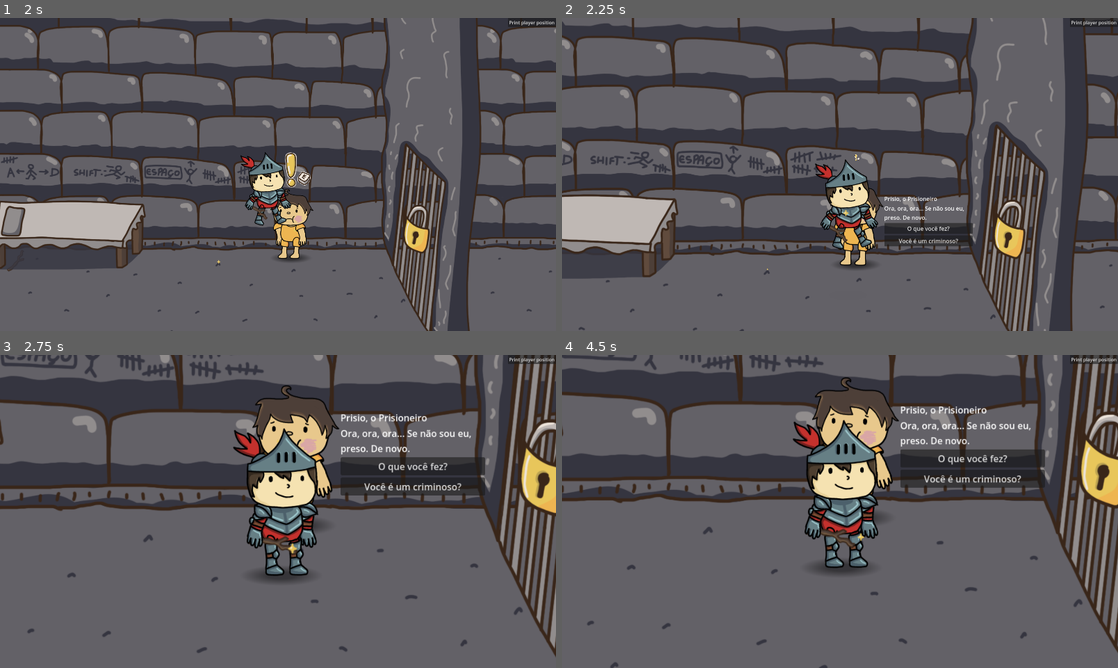
Above: before the commit, frames 1-4 (two rows, left to right).
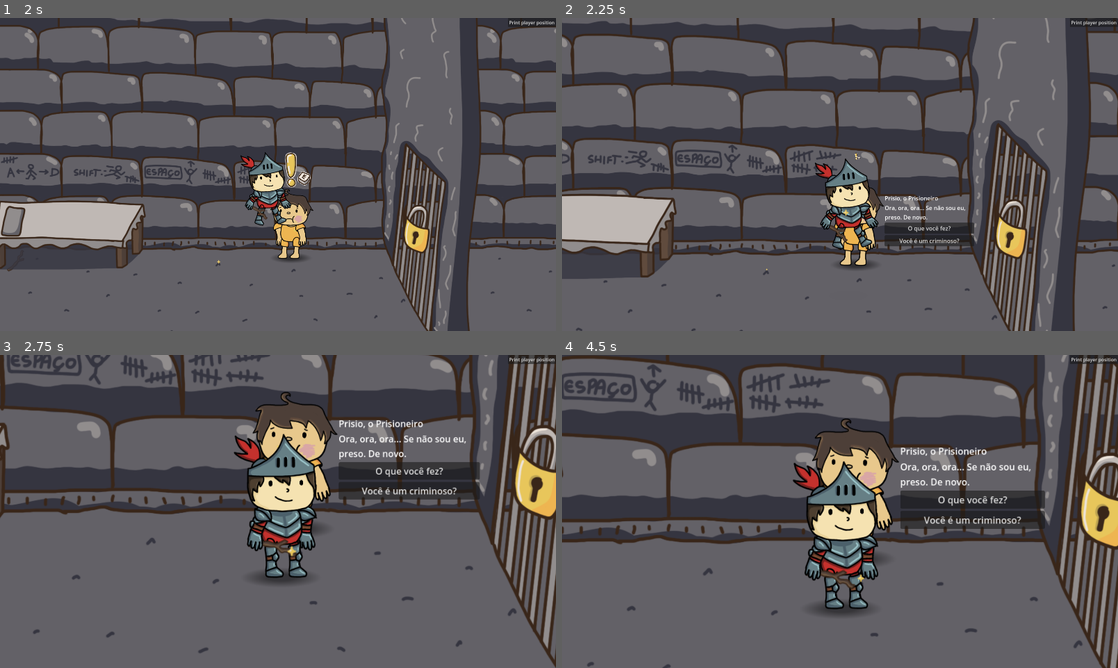
Above: after the commit, the same moments.

Repository: Caslus/cronicas-de-bugdonia
Game: Godot game, scene res://Scenes/Menu.tscn
The game is run twice, just before and just after one commit, with the same random seed, the same clock (stepped at 60 frames per second) and the same inputs.
Inputs (mouse positions are in pixels of both pictures, inside the frame that each line leads up to):
- Up to frame 1 (2 s): click "Jogar" at 0.5 s; move the mouse to (417, 224) at 1.27 s; hold D (ui_right) from 1.28 s (still down); tap E (interact) at 1.35 s; click (417, 224) at 1.42 s; tap Space at 1.52 s
- Up to frame 2 (2.25 s): keep holding D (ui_right); move the mouse to (834, 193) at 2.02 s; tap E (interact) at 2.1 s; click (834, 193) at 2.17 s
- Up to frame 3 (2.75 s): keep holding D (ui_right); tap Space at 2.27 s
- Up to frame 4 (4.5 s): move the mouse to (895, 442) at 2.77 s; release D (ui_right) at 2.78 s; hold A (ui_left) 2.78-3.53 s; hold Shift 2.78-3.53 s; click (895, 442) at 2.92 s; tap E (interact) at 3.05, 3.8, 4.35 s; move the mouse to (812, 574) at 3.52 s; hold D (ui_right) from 3.53 s (still down); tap Ctrl at 3.6 s; click (812, 574) at 3.67 s; tap Space at 3.77 s; move the mouse to (1006, 558) at 4.27 s; click (1006, 558) at 4.42 s

Frame 1 is identical in both runs. In frame 2, 15% of the frame differs, in the area x 0-100%, y 0-100%; in frame 3, 26%; in frame 4, 51%.

Commit message:
fix: allow dialog with click

Diff:
--- a/Scenes/Utils/interactable.tscn
+++ b/Scenes/Utils/interactable.tscn
@@ -160,7 +160,7 @@
 }
 
 [sub_resource type="RectangleShape2D" id="RectangleShape2D_n0dth"]
-size = Vector2(300, 250)
+size = Vector2(300, 368)
 
 [node name="Interactable" type="Node2D" groups=["interactable"]]
 script = ExtResource("1_ygnqw")
@@ -184,5 +184,5 @@
 [node name="Area2D" type="Area2D" parent="."]
 
 [node name="CollisionShape2D" type="CollisionShape2D" parent="Area2D"]
-position = Vector2(0, 40)
+position = Vector2(0, -19)
 shape = SubResource("RectangleShape2D_n0dth")
--- a/Scripts/Utils/Interactable.gd
+++ b/Scripts/Utils/Interactable.gd
@@ -5,12 +5,14 @@
 @onready var exclamation: Sprite2D = get_node("Exclamation")
 @onready var exclamationAnimationPlayer: AnimationPlayer = exclamation.get_node("AnimationPlayer")
 @onready var area: Area2D = get_node("Area2D")
+@onready var player: CharacterBody2D = get_tree().get_nodes_in_group("player")[0]
 
 signal interactable(npc)
 
 func _ready():
 	area.connect("body_entered", Callable(self, "_on_body_entered"))
 	area.connect("body_exited", Callable(self, "_on_body_exited"))
+	area.connect("input_event", Callable(self, "_on_input_event"))
 	exclamationAnimationPlayer.connect("animation_finished", Callable(self, "_on_animation_finished"))
 
 
@@ -21,6 +23,10 @@
 func _on_body_exited(body):
 	if body.name == "Player":
 		deactivate_interactable()
+
+func _on_input_event(_viewport, event, _shape_idx):
+	if event is InputEventMouseButton and event.pressed and event.button_index == MOUSE_BUTTON_LEFT:
+		player.get_node("InteractionManager").start_interaction()
 
 func activate_interactable():
 	interactable.emit(self.get_parent())
